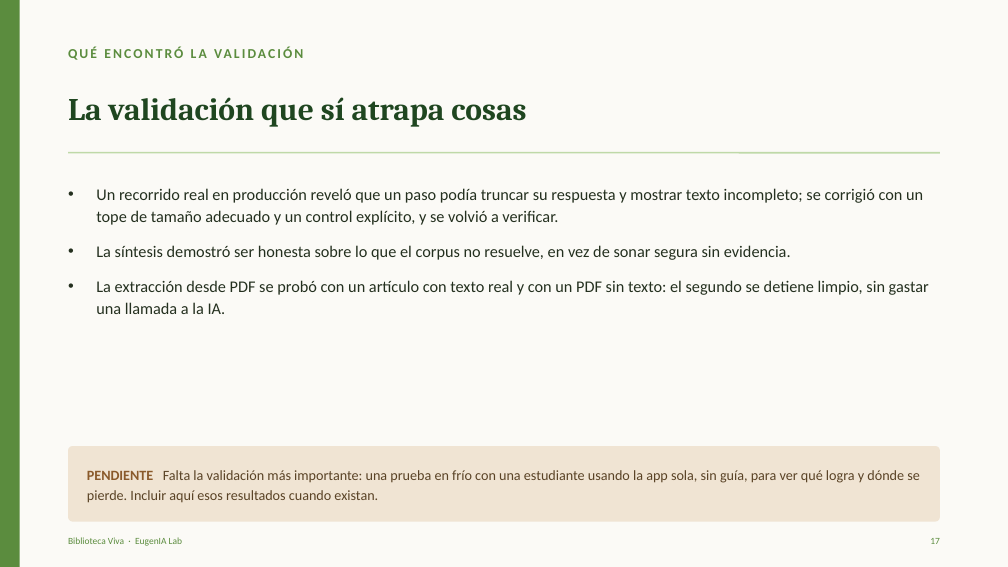
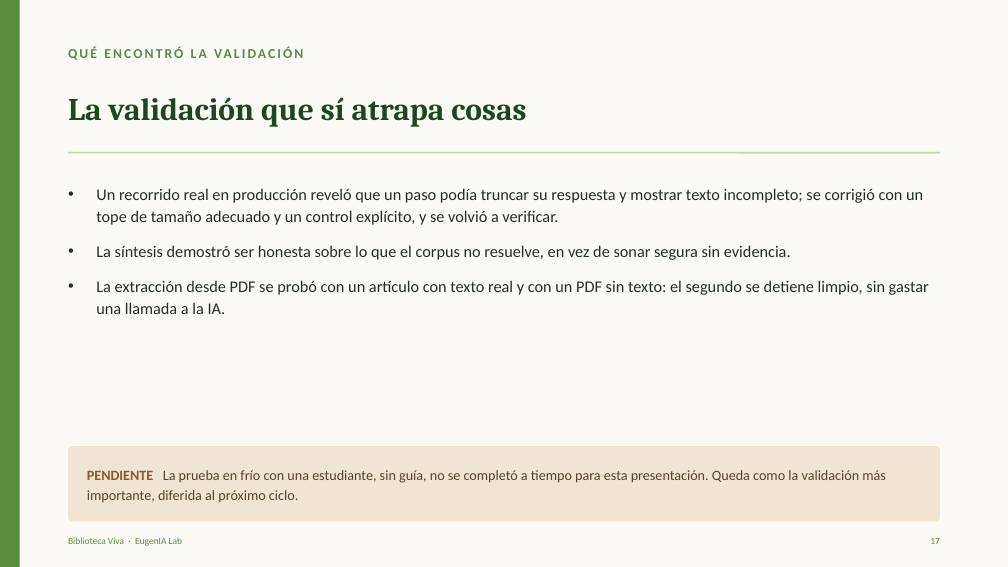
Before and after one commit to mreyesg/eugenia-lab-biva, a slide deck: slide 17 of presentation/Presentacion_Biblioteca_Viva.pptx. Drawn at 1008x567 pixels with LibreOffice and Linux fonts; fonts in the diff are those of the drawing. Boxes give left, top, right and bottom in pixels: in the first picture for what was removed or moved away, otherwise in the second. Text is boxed around its words. In the diff, an @@ line names an element or a change of style, - is before the commit and + after.

```diff
--- a/presentation/Presentacion_Biblioteca_Viva.pptx
+++ b/presentation/Presentacion_Biblioteca_Viva.pptx
@@ text at box(87, 470, 886, 502): text changed @@
-PENDIENTE Falta la validación más importante: una prueba en frío con una estudiante usando la app sola, sin guía, para ver qué logra y dónde se pierde. Incluir aquí esos resultados cuando existan.
+PENDIENTE La prueba en frío con una estudiante, sin guía, no se completó a tiempo para esta presentación. Queda como la validación más importante, diferida al próximo ciclo.
```
Also in this commit, not shown: 4 other slides changed, 4 other files.
